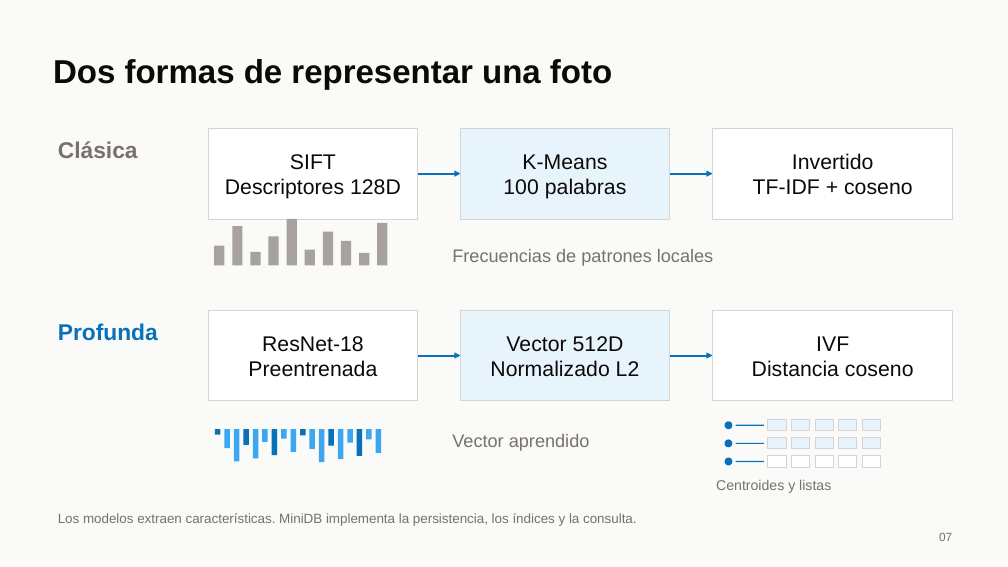
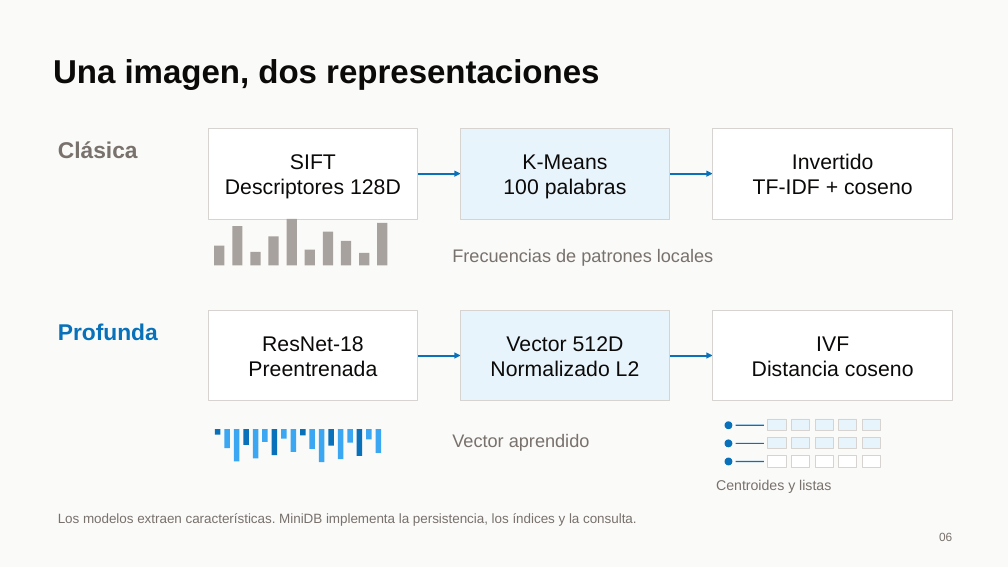
Before and after one commit to brandoLC/proyecto_BD2, a slide deck: slide 6 of presentacion/Presentacion_MiniDB.pptx (slide 7 before the commit). Drawn at 1008x567 pixels with LibreOffice and Linux fonts; fonts in the diff are those of the drawing. Boxes give left, top, right and bottom in pixels: in the first picture for what was removed or moved away, otherwise in the second. Text is boxed around its words. In the diff, an @@ line names an element or a change of style, - is before the commit and + after.

```diff
--- a/presentacion/Presentacion_MiniDB.pptx
+++ b/presentacion/Presentacion_MiniDB.pptx
@@ text at (53, 59, 599, 90): text changed @@
-Dos formas de representar una foto
+Una imagen, dos representaciones
@@ text at (939, 533, 952, 541): text changed @@
-07
+06
```
Also in this commit, not shown: 5 other slides changed, 6 slides added, 6 slides removed.
